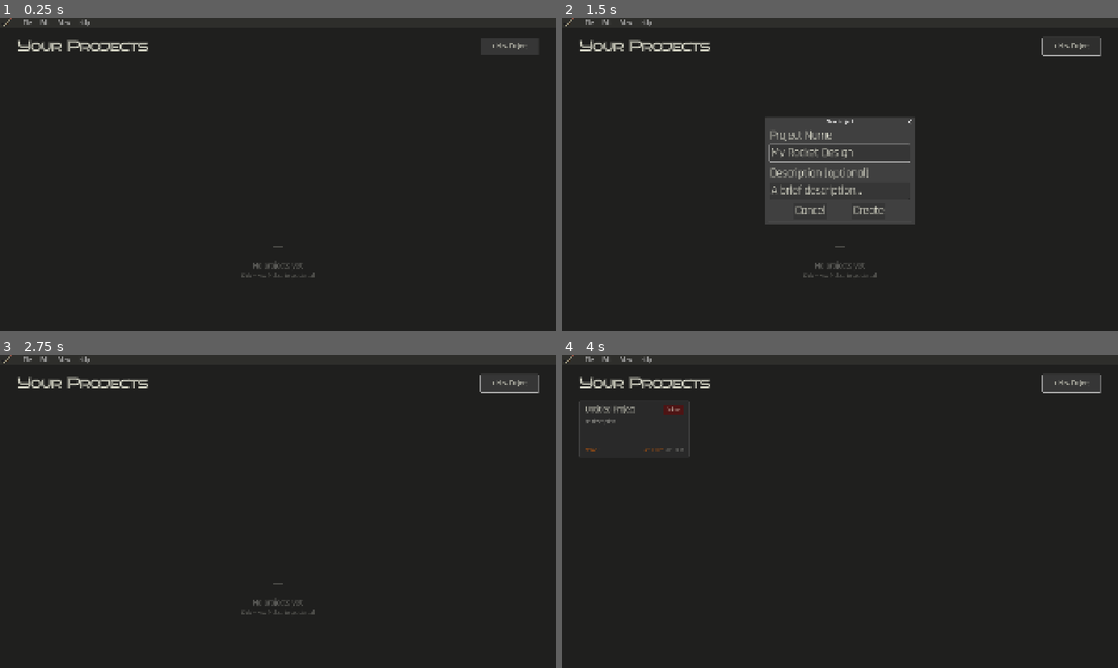
Above: before the commit, frames 1-4 (two rows, left to right).
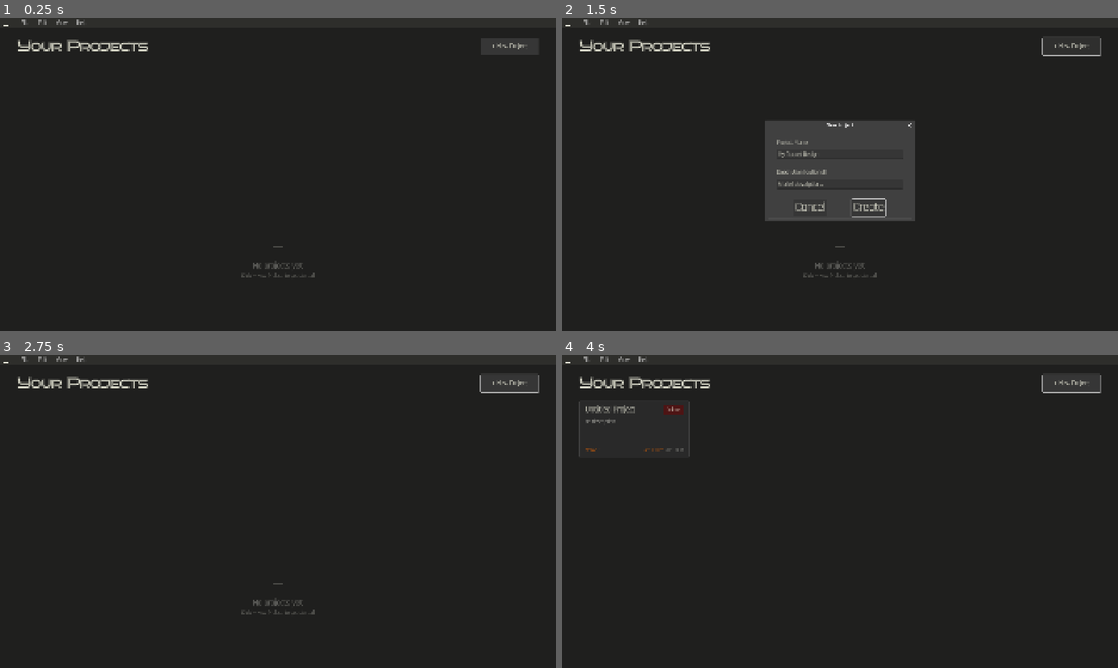
Above: after the commit, the same moments.

Repository: The-Minute-Man/launch-pad
Game: Godot game, scene res://scenes/ProjectScreen.tscn
Two runs of this game, one before a commit and one after it. Both use one fixed random seed, a clock stepped at 60 frames per second and the inputs below.
Inputs (mouse positions are in pixels of both pictures, inside the frame that each line leads up to):
- Up to frame 1 (0.25 s): no input
- Up to frame 2 (1.5 s): click (567, 24) at 0.5 s; click "+ New Project" at 1.25 s
- Up to frame 3 (2.75 s): click "Cancel" at 2 s
- Up to frame 4 (4 s): click "+ New Project" at 2.75 s; click "Create" at 3.5 s

The runs differ from the first frame. In frame 1, 0.1% of the frame differs, in the area x 0-17%, y 0-3%; in frame 2, 2.1%, in the area x 0-64%, y 0-66%; in frame 3, 0.1%; in frame 4, 0.1%.

Commit message:
Top bar renovation

Diff:
--- /dev/null
+++ b/scenes/new_project_dialog.tscn
@@ -0,0 +1,55 @@
+[gd_scene load_steps=2 format=3 uid="uid://cxab3p3fntf3g"]
+
+[ext_resource type="Script" path="res://scripts/new_project_dialog.gd" id="1_script"]
+
+[node name="NewProjectDialog" type="ConfirmationDialog"]
+title = "New Project"
+size = Vector2i(500, 300)
+min_size = Vector2i(500, 300)
+ok_button_text = "Create"
+script = ExtResource("1_script")
+
+[node name="MarginContainer" type="MarginContainer" parent="."]
+offset_left = 8.0
+offset_top = 8.0
+offset_right = 492.0
+offset_bottom = 251.0
+theme_override_constants/margin_left = 24
+theme_override_constants/margin_top = 24
+theme_override_constants/margin_right = 24
+theme_override_constants/margin_bottom = 24
+
+[node name="VBoxContainer" type="VBoxContainer" parent="MarginContainer"]
+layout_mode = 2
+theme_override_constants/separation = 12
+
+[node name="NameLabel" type="Label" parent="MarginContainer/VBoxContainer"]
+layout_mode = 2
+theme_override_font_sizes/font_size = 20
+text = "Project Name"
+
+[node name="NameInput" type="LineEdit" parent="MarginContainer/VBoxContainer"]
+unique_name_in_owner = true
+layout_mode = 2
+size_flags_horizontal = 3
+theme_override_font_sizes/font_size = 20
+placeholder_text = "My Rocket Design"
+
+[node name="Spacer" type="Control" parent="MarginContainer/VBoxContainer"]
+custom_minimum_size = Vector2(0, 8)
+layout_mode = 2
+
+[node name="DescLabel" type="Label" parent="MarginContainer/VBoxContainer"]
+layout_mode = 2
+theme_override_font_sizes/font_size = 20
+text = "Description (optional)"
+
+[node name="DescInput" type="LineEdit" parent="MarginContainer/VBoxContainer"]
+unique_name_in_owner = true
+layout_mode = 2
+size_flags_horizontal = 3
+theme_override_font_sizes/font_size = 20
+placeholder_text = "A brief description..."
+
+[connection signal="about_to_popup" from="." to="." method="_on_about_to_popup"]
+[connection signal="confirmed" from="." to="." method="_on_confirmed"]
--- a/scenes/top_bar.tscn
+++ b/scenes/top_bar.tscn
@@ -1,14 +1,11 @@
-[gd_scene load_steps=9 format=3 uid="uid://b5xocivocnbc4"]
+[gd_scene load_steps=8 format=3 uid="uid://b5xocivocnbc4"]
 
 [ext_resource type="Script" uid="uid://6xojgphhss6m" path="res://scripts/top_bar.gd" id="1_script"]
-[ext_resource type="PackedScene" uid="uid://dy2pfkqfm5d0h" path="res://scenes/rocket.tscn" id="2_rocket"]
+[ext_resource type="Texture2D" uid="uid://bjw8ajxldw00t" path="res://ui/images/home.svg" id="2_home"]
 [ext_resource type="Theme" uid="uid://dgihhedsjca4b" path="res://ui/themes/Rajdhani.tres" id="3_theme"]
 
 [sub_resource type="StyleBoxFlat" id="StyleBoxFlat_bg"]
 bg_color = Color(0.18, 0.18, 0.17, 1)
-
-[sub_resource type="ViewportTexture" id="ViewportTexture_rocket"]
-viewport_path = NodePath("SubViewport")
 
 [sub_resource type="StyleBoxEmpty" id="StyleBoxEmpty_menu"]
 
@@ -44,9 +41,9 @@
 theme_override_constants/margin_left = 8
 
 [node name="LogoRect" type="TextureRect" parent="VBox/HBox/LogoMargin"]
-custom_minimum_size = Vector2(32, 32)
+custom_minimum_size = Vector2(24, 24)
 layout_mode = 2
-texture = SubResource("ViewportTexture_rocket")
+texture = ExtResource("2_home")
 expand_mode = 1
 stretch_mode = 5
 
@@ -71,54 +68,84 @@
 flat = true
 
 [node name="File" type="PopupMenu" parent="VBox/HBox/MenuBar"]
-item_count = 4
+item_count = 9
 item_0/text = "New Project"
 item_0/id = 0
-item_1/text = "Open Project Folder"
-item_1/id = 1
-item_2/id = 2
-item_2/separator = true
-item_3/text = "Exit"
-item_3/id = 3
+item_1/text = "Open Project..."
+item_1/id = 10
+item_2/text = "Save Project"
+item_2/id = 11
+item_3/text = "Save Project As..."
+item_3/id = 12
+item_4/id = 14
+item_4/separator = true
+item_5/text = "Open Project Folder"
+item_5/id = 1
+item_6/text = "Export Design..."
+item_6/id = 13
+item_7/id = 15
+item_7/separator = true
+item_8/text = "Exit"
+item_8/id = 3
 
 [node name="Edit" type="PopupMenu" parent="VBox/HBox/MenuBar"]
-item_count = 1
-item_0/text = "Preferences"
-item_0/id = 0
+item_count = 10
+item_0/text = "Undo"
+item_0/id = 10
+item_1/text = "Redo"
+item_1/id = 11
+item_2/id = 12
+item_2/separator = true
+item_3/text = "Cut"
+item_3/id = 13
+item_4/text = "Copy"
+item_4/id = 14
+item_5/text = "Paste"
+item_5/id = 15
+item_6/text = "Delete"
+item_6/id = 16
+item_7/id = 17
+item_7/separator = true
+item_8/text = "Project Settings..."
+item_8/id = 18
+item_9/text = "Preferences"
+item_9/id = 0
 
 [node name="View" type="PopupMenu" parent="VBox/HBox/MenuBar"]
-item_count = 1
-item_0/text = "Reset Layout"
-item_0/id = 0
+item_count = 6
+item_0/text = "Toggle Sidebar"
+item_0/id = 10
+item_1/text = "Toggle 3D Preview Grid"
+item_1/id = 11
+item_2/text = "Zoom In"
+item_2/id = 12
+item_3/text = "Zoom Out"
+item_3/id = 13
+item_4/id = 14
+item_4/separator = true
+item_5/text = "Reset Layout"
+item_5/id = 0
 
 [node name="Help" type="PopupMenu" parent="VBox/HBox/MenuBar"]
-item_count = 2
+item_count = 7
 item_0/text = "Documentation"
 item_0/id = 0
-item_1/text = "About LaunchPad"
-item_1/id = 1
+item_1/text = "Getting Started Tutorial"
+item_1/id = 10
+item_2/text = "Physics Reference"
+item_2/id = 11
+item_3/text = "Report a Bug"
+item_3/id = 12
+item_4/id = 13
+item_4/separator = true
+item_5/text = "Check for Updates..."
+item_5/id = 14
+item_6/text = "About LaunchPad"
+item_6/id = 1
 
 [node name="MenuSeparator" type="HSeparator" parent="VBox"]
 layout_mode = 2
 theme_override_constants/separation = 1
 theme_override_styles/separator = SubResource("StyleBoxLine_sep")
 
-[node name="SubViewport" type="SubViewport" parent="."]
-transparent_bg = true
-handle_input_locally = false
-msaa_3d = 3
-size = Vector2i(256, 256)
-render_target_update_mode = 4
-
-[node name="Camera3D" type="Camera3D" parent="SubViewport"]
-transform = Transform3D(1, 0, 0, 0, 1, 0, 0, 0, 1, 0, 0, 2.5)
-
-[node name="DirectionalLight3D" type="DirectionalLight3D" parent="SubViewport"]
-transform = Transform3D(0.707107, -0.5, 0.5, 0, 0.707107, 0.707107, -0.707107, -0.5, 0.5, 0, 5, 0)
-
-[node name="Rocket" parent="SubViewport" instance=ExtResource("2_rocket")]
-transform = Transform3D(0.28284, 0.28284, 0, -0.28284, 0.28284, 0, 0, 0, 0.4, 0, 0, 0)
-rocket_text = "Launch Pad"
-is_rotating = false
-
 [connection signal="pressed" from="VBox/HBox/LogoMargin/HomeButton" to="." method="_on_home_button_pressed"]
--- /dev/null
+++ b/scripts/new_project_dialog.gd
@@ -0,0 +1,18 @@
+extends ConfirmationDialog
+
+signal project_created
+
+@onready var name_input: LineEdit = %NameInput
+@onready var desc_input: LineEdit = %DescInput
+
+func _on_about_to_popup() -> void:
+	name_input.text = ""
+	desc_input.text = ""
+	name_input.grab_focus()
+
+func _on_confirmed() -> void:
+	var pname := name_input.text.strip_edges()
+	if pname == "":
+		pname = "Untitled Project"
+	ProjectManager.create_project(pname, desc_input.text.strip_edges())
+	project_created.emit()
--- a/scripts/project_screen.gd
+++ b/scripts/project_screen.gd
@@ -14,57 +14,17 @@
 ## ── Project CRUD ──
 
 func _on_new_project() -> void:
-	var dialog := AcceptDialog.new()
-	dialog.title = "New Project"
-	dialog.dialog_text = ""
-	dialog.min_size = Vector2i(500, 220)
-
-	var vbox := VBoxContainer.new()
-	vbox.set_anchors_preset(Control.PRESET_FULL_RECT)
-
-	var name_label := Label.new()
-	name_label.text = "Project Name"
-	vbox.add_child(name_label)
-
-	var name_input := LineEdit.new()
-	name_input.placeholder_text = "My Rocket Design"
-	name_input.size_flags_horizontal = Control.SIZE_EXPAND_FILL
-	vbox.add_child(name_input)
-
-	var spacer := Control.new()
-	spacer.custom_minimum_size.y = 8
-	vbox.add_child(spacer)
-
-	var desc_label := Label.new()
-	desc_label.text = "Description (optional)"
-	vbox.add_child(desc_label)
-
-	var desc_input := LineEdit.new()
-	desc_input.placeholder_text = "A brief description..."
-	desc_input.size_flags_horizontal = Control.SIZE_EXPAND_FILL
-	vbox.add_child(desc_input)
-
-	dialog.add_child(vbox)
-	dialog.get_ok_button().text = "Create"
-	dialog.add_cancel_button("Cancel")
-
+	var dialog_scene := preload("res://scenes/new_project_dialog.tscn")
+	var dialog := dialog_scene.instantiate()
 	add_child(dialog)
+	dialog.project_created.connect(func():
+		_refresh_projects()
+	)
+	dialog.visibility_changed.connect(func():
+		if not dialog.visible:
+			dialog.queue_free()
+	)
 	dialog.popup_centered()
-
-	# Focus the name input
-	name_input.grab_focus()
-
-	dialog.confirmed.connect(func():
-		var pname := name_input.text.strip_edges()
-		if pname == "":
-			pname = "Untitled Project"
-		ProjectManager.create_project(pname, desc_input.text.strip_edges())
-		_refresh_projects()
-		dialog.queue_free()
-	)
-	dialog.canceled.connect(func():
-		dialog.queue_free()
-	)
 
 func _on_delete_requested(file_path: String) -> void:
 	var confirm := ConfirmationDialog.new()
--- a/scripts/top_bar.gd
+++ b/scripts/top_bar.gd
@@ -9,6 +9,8 @@
 		$"VBox/HBox/MenuBar/File".id_pressed.connect(_on_file_id_pressed)
 	if has_node("VBox/HBox/MenuBar/Edit"):
 		$"VBox/HBox/MenuBar/Edit".id_pressed.connect(_on_edit_id_pressed)
+	if has_node("VBox/HBox/MenuBar/View"):
+		$"VBox/HBox/MenuBar/View".id_pressed.connect(_on_view_id_pressed)
 	if has_node("VBox/HBox/MenuBar/Help"):
 		$"VBox/HBox/MenuBar/Help".id_pressed.connect(_on_help_id_pressed)
 
@@ -20,22 +22,65 @@
 	match id:
 		0:  # New Project
 			new_project_requested.emit()
+		10: # Open Project...
+			pass
+		11: # Save Project
+			pass
+		12: # Save Project As...
+			pass
 		1:  # Open Project Folder
 			if ProjectManager.has_method("get_projects_dir"):
 				OS.shell_open(ProjectSettings.globalize_path(ProjectManager.PROJECTS_DIR))
 			else:
 				OS.shell_open(ProjectSettings.globalize_path("user://projects/"))
+		13: # Export Design...
+			pass
 		3:  # Exit
 			get_tree().quit()
 
 func _on_edit_id_pressed(id: int) -> void:
 	match id:
+		10: # Undo
+			pass
+		11: # Redo
+			pass
+		13: # Cut
+			pass
+		14: # Copy
+			pass
+		15: # Paste
+			pass
+		16: # Delete
+			pass
+		18: # Project Settings...
+			pass
 		0:  # Preferences
 			pass  # TODO: Preferences dialog
+
+func _on_view_id_pressed(id: int) -> void:
+	match id:
+		10: # Toggle Sidebar
+			pass
+		11: # Toggle 3D Preview Grid
+			pass
+		12: # Zoom In
+			pass
+		13: # Zoom Out
+			pass
+		0:  # Reset Layout
+			pass
 
 func _on_help_id_pressed(id: int) -> void:
 	match id:
 		0:  # Documentation
 			pass
+		10: # Getting Started Tutorial
+			pass
+		11: # Physics Reference
+			pass
+		12: # Report a Bug
+			pass
+		14: # Check for Updates...
+			pass
 		1:  # About LaunchPad
 			pass
--- /dev/null
+++ b/ui/images/home.svg
@@ -0,0 +1 @@
+<svg xmlns="http://www.w3.org/2000/svg" width="128" height="128" viewBox="0 0 24 24" fill="none" stroke="#ebebda" stroke-width="1" stroke-linecap="round" stroke-linejoin="round" class="lucide lucide-house-icon lucide-house"><path d="M15 21v-8a1 1 0 0 0-1-1h-4a1 1 0 0 0-1 1v8"/><path d="M3 10a2 2 0 0 1 .709-1.528l7-6a2 2 0 0 1 2.582 0l7 6A2 2 0 0 1 21 10v9a2 2 0 0 1-2 2H5a2 2 0 0 1-2-2z"/></svg>
--- a/ui/themes/Rajdhani.tres
+++ b/ui/themes/Rajdhani.tres
@@ -401,13 +401,15 @@
 content_margin_top = 0.0
 content_margin_right = 4.0
 content_margin_bottom = 0.0
-color = Color(0.5, 0.5, 0.5, 1)
+color = Color(0.25, 0.25, 0.24, 1)
+grow_begin = -4.0
+grow_end = -4.0
 
 [sub_resource type="StyleBoxFlat" id="StyleBoxFlat_ikba5"]
-content_margin_left = 4.0
-content_margin_top = 4.0
-content_margin_right = 4.0
-content_margin_bottom = 4.0
+content_margin_left = 8.0
+content_margin_top = 8.0
+content_margin_right = 8.0
+content_margin_bottom = 8.0
 bg_color = Color(0.12156863, 0.12156863, 0.11764706, 1)
 border_width_left = 2
 border_width_top = 2
@@ -807,14 +809,14 @@
 PopupMenu/colors/font_outline_color = Color(0, 0, 0, 1)
 PopupMenu/colors/font_separator_color = Color(0.92156863, 0.92156863, 0.85490197, 1)
 PopupMenu/colors/font_separator_outline_color = Color(0, 0, 0, 1)
-PopupMenu/constants/h_separation = 4
+PopupMenu/constants/h_separation = 16
 PopupMenu/constants/icon_max_width = 0
 PopupMenu/constants/indent = 10
-PopupMenu/constants/item_end_padding = 2
-PopupMenu/constants/item_start_padding = 2
+PopupMenu/constants/item_end_padding = 12
+PopupMenu/constants/item_start_padding = 12
 PopupMenu/constants/outline_size = 0
 PopupMenu/constants/separator_outline_size = 0
-PopupMenu/constants/v_separation = 4
+PopupMenu/constants/v_separation = 8
 PopupMenu/font_sizes/font_separator_size = 20
 PopupMenu/font_sizes/font_size = 20
 PopupMenu/font_sizes/title_font_size = 20
Not shown, changed: documents/context.txt
Not shown, added: ui/images/home.svg.import
